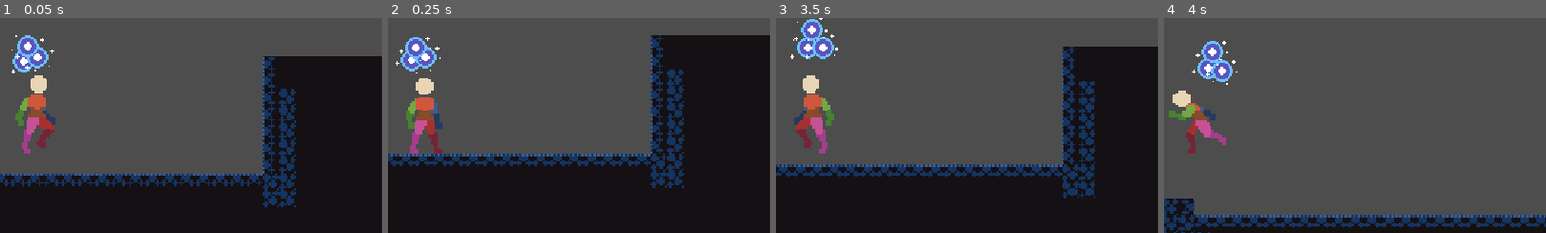
Above: before the commit, frames 1-4 (left to right).
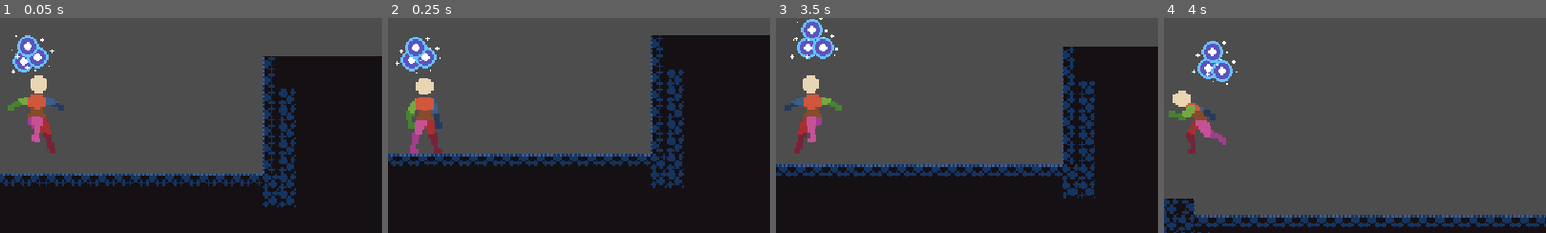
Above: after the commit, the same moments.

Repository: Timi865/Microvania
Game: Godot game, scene res://Scenes/game.tscn
Two runs of this game, one before a commit and one after it. Both use one fixed random seed, a clock stepped at 60 frames per second and the inputs below.
Inputs:
- Up to frame 1 (0.05 s): no input
- Up to frame 2 (0.25 s): no input
- Up to frame 3 (3.5 s): hold X (Attack) 0.53-1.28 s; hold Right (Move_right) 0.53-2.03 s; tap Space (Jump) at 0.77, 1.52, 3.02 s; tap C (dash) at 1.35 s; hold Left (Move_left) from 2.03 s (still down); tap E (orb_throw) at 2.1 s; tap X (Attack) at 2.85 s
- Up to frame 4 (4 s): keep holding Left (Move_left); tap C (dash) at 3.6 s; tap Space (Jump) at 3.77 s
The pictures show only the part of the screen within x 44-94%, y 21-71%; the shares and areas given below are measured in that part.

The runs differ from the first frame. In frame 1, 1.4% of the frame differs, in the area x 2-17%, y 36-64%; in frame 2, nothing differs; in frame 3, 1.4%; in frame 4, nothing differs.

Commit message:
Code Based State Machine(changing to animation tree based after this)

Diff:
--- a/Scenes/Player.tscn
+++ b/Scenes/Player.tscn
@@ -162,10 +162,6 @@
 atlas = ExtResource("3_5ixxa")
 region = Rect2(224, 1344, 112, 112)
 
-[sub_resource type="AtlasTexture" id="AtlasTexture_txwsf"]
-atlas = ExtResource("3_5ixxa")
-region = Rect2(0, 1456, 112, 112)
-
 [sub_resource type="AtlasTexture" id="AtlasTexture_megsn"]
 atlas = ExtResource("3_5ixxa")
 region = Rect2(0, 0, 112, 112)
@@ -303,7 +299,7 @@
 }],
 "loop": 0,
 "name": &"AIR ATTACK",
-"speed": 20.0
+"speed": 35.0
 }, {
 "frames": [{
 "duration": 1.0,
@@ -389,9 +385,6 @@
 "frames": [{
 "duration": 1.0,
 "texture": SubResource("AtlasTexture_ujsok")
-}, {
-"duration": 1.0,
-"texture": SubResource("AtlasTexture_txwsf")
 }],
 "loop": 0,
 "name": &"FALL",
--- a/Scripts/Player.gd
+++ b/Scripts/Player.gd
@@ -80,7 +80,10 @@
 
 
 	elif not is_on_floor():
-		$AnimatedSprite2D.play("JUMP")
+		if velocity.y < 0:
+			$AnimatedSprite2D.play("JUMP")
+		else:
+			$AnimatedSprite2D.play("FALL")
 
 
 
@@ -137,7 +140,7 @@
 			attack_number = 1
 			is_ground_attacking = false
 
-	# Air attack logic remains unaffected
+	# Air attack logic
 	if $AnimatedSprite2D.animation in ["AIR ATTACK"]:
 		is_air_attacking = false
 
